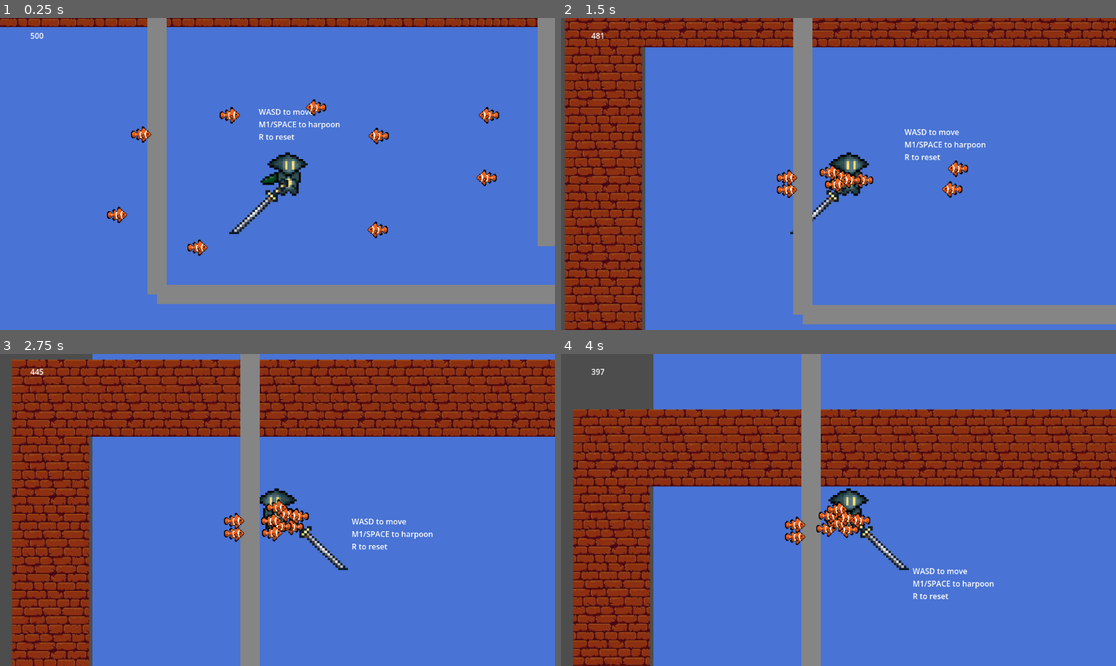
Above: before the commit, frames 1-4 (two rows, left to right).
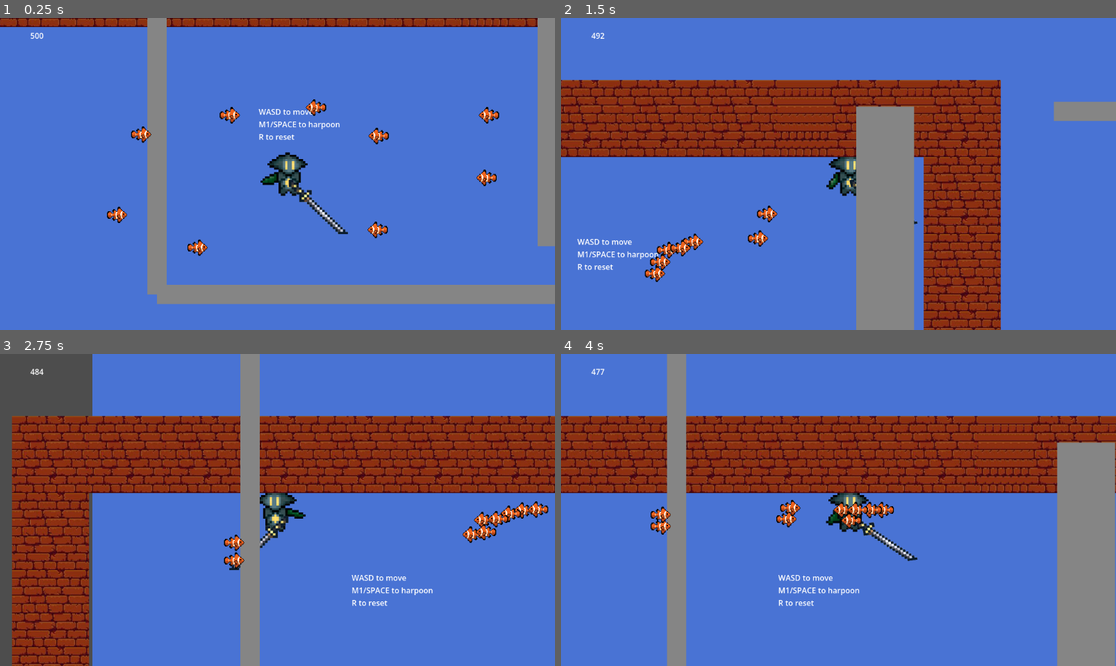
Above: after the commit, the same moments.

Repository: CommanderTuna999/Ocean-Game
Game: Godot game, scene res://Scenes/Game.tscn
Two runs of this game, one before a commit and one after it. Both use one fixed random seed, a clock stepped at 60 frames per second and the inputs below.
Inputs (mouse positions are in pixels of both pictures, inside the frame that each line leads up to):
- Up to frame 1 (0.25 s): no input
- Up to frame 2 (1.5 s): move the mouse to (960, 158) at 0.52 s; hold D (Right) from 0.53 s (still down); click (960, 158) at 0.6 s; tap W (Up) at 0.77 s; tap Q (Dash, bound only after the commit) at 0.8, 1.35 s; move the mouse to (727, 189) at 1.27 s
- Up to frame 3 (2.75 s): tap W (Up) at 1.52 s; click (166, 525) at 1.55 s; move the mouse to (333, 441) at 2.02 s; release D (Right) at 2.03 s; hold A (Left) from 2.03 s (still down); tap Space (Harpoon) at 2.1 s; tap Q (Dash, bound only after the commit) at 2.3 s
- Up to frame 4 (4 s): move the mouse to (810, 572) at 2.77 s; release A (Left) at 2.78 s; hold D (Right) from 2.78 s (still down); tap Shift (Shift) at 2.85 s; tap W (Up) at 3.02, 3.77 s; click (810, 572) at 3.05 s; move the mouse to (1005, 556) at 3.52 s; click (1005, 556) at 3.6 s; tap Q (Dash, bound only after the commit) at 3.8 s

The runs differ from the first frame. In frame 1, 0.7% of the frame differs, in the area x 41-63%, y 51-70%; in frame 2, 57%, in the area x 0-100%, y 0-100%; in frame 3, 43%; in frame 4, 43%.

Commit message:
added dash
tta: 0.5 s
recharge: 0.15
distance: 2000

Diff:
--- a/main game---ocean-thing/Scenes/Game.tscn
+++ b/main game---ocean-thing/Scenes/Game.tscn
@@ -146,6 +146,13 @@
 offset_right = 424.0
 offset_bottom = 1781.0
 
+[node name="dashbar" type="ProgressBar" parent="UI/CanvasLayer" unique_id=2025877455]
+offset_left = 49.0
+offset_top = 1222.0
+offset_right = 165.0
+offset_bottom = 1667.0
+fill_mode = 3
+
 [node name="clownfish_folder" type="Node" parent="." unique_id=1112951759]
 
 [node name="clownfish" parent="clownfish_folder" unique_id=1111911240 instance=ExtResource("4_kldst")]
--- a/main game---ocean-thing/Scripts/player.gd
+++ b/main game---ocean-thing/Scripts/player.gd
@@ -15,16 +15,31 @@
 var wasattachedthisshot = false
 @export var harpoonprojectilescene: PackedScene
 @onready var animated_sprite_2d: AnimatedSprite2D = $AnimatedSprite2D
-
+#sprint
 @onready var sprint_bar: ProgressBar = get_tree().current_scene.find_child("sprintbar", true, false) as ProgressBar
+@onready var dash_bar: ProgressBar = get_tree().current_scene.find_child("dashbar", true, false) as ProgressBar
 
 @export var sprint_multiplier: float = 2.0
 @export var sprint_max: float = 100.0
 @export var sprint_consumption_per_second: float = 25.0
 @export var recharge_per_second: float = 20.0
 @export var exhausted_recharge_per_second: float = 10.0
-@export var recharge_delay: float = 2.5
+@export var recharge_delay: float = 1.85
 @export var sprint_threshold: float = 0.0
+#dash
+@export var dash_max: float = 100.0
+@export var dash_cost: float = 25.0
+@export var dash_recharge_per_second: float = 12.0
+@export var dash_recharge_delay: float = 0.5
+@export var dash_speed: float = 2000.0
+@export var dash_duration: float = 0.10
+@export var dash_bar_display_value: float = dash_max
+
+var dash_value: float = dash_max
+var dash_recharge_timer: float = 0.0
+var is_dashing: bool = false
+var dash_timer: float = 0.0
+var dash_direction: Vector2 = Vector2.ZERO
 
 var sprint_value: float = sprint_max
 var recharge_timer: float = 0.0
@@ -46,7 +61,11 @@
 		sprint_bar.max_value = sprint_max
 		sprint_bar.value = sprint_value
 		sprint_bar.show_percentage = false
-
+	if dash_bar:
+		dash_bar.min_value = 0
+		dash_bar.max_value = dash_max
+		dash_bar.value = dash_value
+		dash_bar.show_percentage = false
 	spawnposition = global_position
 
 func _on_harpoon_attached(hitposition):
@@ -93,6 +112,7 @@
 
 	var direction = Input.get_vector("Left", "Right", "Up", "Down")
 	handle_sprint(delta, direction)
+	handle_dash(delta, direction)
 	#if not is_on_floor():
 		#velocity += get_gravity() * delta
 #
@@ -136,16 +156,14 @@
 			#to_local(harpoon_point)
 		#]
 	#else:
-		#if direction:
-			#if velocity.length() == 0 or direction.dot(velocity) > 0:
-				#velocity += direction * accel
-			#else:
-				#velocity += direction * turnaccel
-				#
-			#velocity = velocity.limit_length(maxspeed)
-
-		#else:
-			#velocity = velocity.move_toward(Vector2.ZERO, accel)
+	if not is_dashing:
+		if direction:
+			if velocity.length() == 0 or direction.dot(velocity) > 0:
+				velocity += direction * currentaccel
+		else:
+			velocity += direction * turnaccel
+	else:
+		velocity = velocity.move_toward(Vector2.ZERO, currentaccel)
 #
 	#move_and_slide()
 	var currentaccel = accel
@@ -179,7 +197,7 @@
 	else:
 		velocity = velocity.move_toward(Vector2.ZERO, currentaccel)
 
-	if not harpooning:
+	if not harpooning and not is_dashing:
 		var currentspeed = velocity.length()
 		if currentspeed > currentmaxspeed:
 			var targetvelocity = velocity.normalized() * currentmaxspeed
@@ -206,6 +224,7 @@
 
 	move_and_slide()
 	update_sprint_bar()
+	update_dash_bar(delta)
 
 	for i in get_slide_collision_count():
 		var collision = get_slide_collision(i)
@@ -216,6 +235,62 @@
 	if crashed:
 		velocity *= 0.7
 
+func handle_dash(delta: float, direction: Vector2) -> void:
+	if is_dashing:
+		dash_timer -= delta
+		velocity = dash_direction * dash_speed
+
+		if dash_timer <= 0.0:
+			is_dashing = false
+
+		return
+
+	if Input.is_action_just_pressed("Dash") and dash_value >= dash_cost:
+		start_dash(direction)
+
+	if dash_recharge_timer > 0.0:
+		dash_recharge_timer -= delta
+	else:
+		recharge_dash(delta)
+
+
+func start_dash(direction: Vector2) -> void:
+	if direction.length() > 0.0:
+		dash_direction = direction.normalized()
+	else:
+		dash_direction = (get_global_mouse_position() - global_position).normalized()
+
+	if dash_direction == Vector2.ZERO:
+		return
+
+	is_dashing = true
+	dash_timer = dash_duration
+
+	dash_value -= dash_cost
+	dash_value = max(dash_value, 0.0)
+
+	dash_recharge_timer = dash_recharge_delay
+	velocity = dash_direction * dash_speed
+
+
+func recharge_dash(delta: float) -> void:
+	if dash_value >= dash_max:
+		dash_value = dash_max
+		return
+
+	dash_value += dash_recharge_per_second * delta
+	dash_value = min(dash_value, dash_max)
+
+
+func update_dash_bar(delta: float) -> void:
+	if dash_bar:
+		dash_bar_display_value = move_toward(
+			dash_bar_display_value,
+			dash_value,
+			60.0 * delta
+		)
+
+		dash_bar.value = dash_bar_display_value
 
 #actual health stuff below
 @onready var health_label: Label = $"../UI/CanvasLayer/health_label"
--- a/main game---ocean-thing/Scripts/weapon.gd
+++ b/main game---ocean-thing/Scripts/weapon.gd
@@ -1,54 +1,24 @@
 extends AnimationPlayer
-
 @onready var animation_player: AnimationPlayer = $"."
+@onready var sprite_2d: Sprite2D = $"../Sprite2D"
+var direction = "right"
 @onready var weapon: Node2D = $".."
 
-var direction = "right"
+func _ready() -> void:
+	animation_player.play("RESET_right")
 
 
-func _ready() -> void:
-	update_direction_from_mouse(true)
-
-
-func _process(delta: float) -> void:
-	if Input.is_action_just_pressed("left_click"):
-		update_direction_from_mouse(false)
-
-		if direction == "right":
-			animation_player.play("slash_right")
-		else:
+func _process(delta):
+	#print(direction)
+	if Input.is_action_just_pressed("left_click") and direction == "right":
+		animation_player.play("slash_right")
+	elif Input.is_action_just_pressed("left_click") and direction == "left":
 			animation_player.play("slash_left")
-
-		return
-
-	if not is_attacking():
-		update_direction_from_mouse(true)
-
-
-func update_direction_from_mouse(play_reset_animation: bool) -> void:
-	var mouse_position = weapon.get_global_mouse_position()
-
-	if mouse_position.x >= weapon.global_position.x:
-		direction = "right"
-		weapon.scale.x = abs(weapon.scale.x)
-
-		if play_reset_animation:
-			animation_player.play("RESET_right")
-	else:
+	if Input.is_action_just_pressed("Left"):
 		direction = "left"
 		weapon.scale.x = -abs(weapon.scale.x)
-
-		if play_reset_animation:
-			animation_player.play("RESET_left")
-
-
-func is_attacking() -> bool:
-	return animation_player.is_playing() and (
-		animation_player.current_animation == "slash_right"
-		or animation_player.current_animation == "slash_left"
-	)
-
-
-func _on_animation_finished(anim_name: StringName) -> void:
-	if anim_name == "slash_right" or anim_name == "slash_left":
-		update_direction_from_mouse(true)
+		animation_player.play("RESET_left")
+	if Input.is_action_just_pressed("Right"):
+		direction = "right"
+		weapon.scale = abs(weapon.scale)
+		animation_player.play("RESET_right")
--- a/main game---ocean-thing/project.godot
+++ b/main game---ocean-thing/project.godot
@@ -67,6 +67,11 @@
 "events": [Object(InputEventKey,"resource_local_to_scene":false,"resource_name":"","device":-1,"window_id":0,"alt_press …(195 unchanged characters)…
 ]
 }
+Dash={
+"deadzone": 0.2,
+"events": [Object(InputEventKey,"resource_local_to_scene":false,"resource_name":"","device":-1,"window_id":0,"alt_pressed":false,"shift_pressed":false,"ctrl_pressed":false,"meta_pressed":false,"pressed":false,"keycode":0,"physical_keycode":81,"key_label":0,"unicode":113,"location":0,"echo":false,"script":null)
+]
+}
 
 [layer_names]
 
